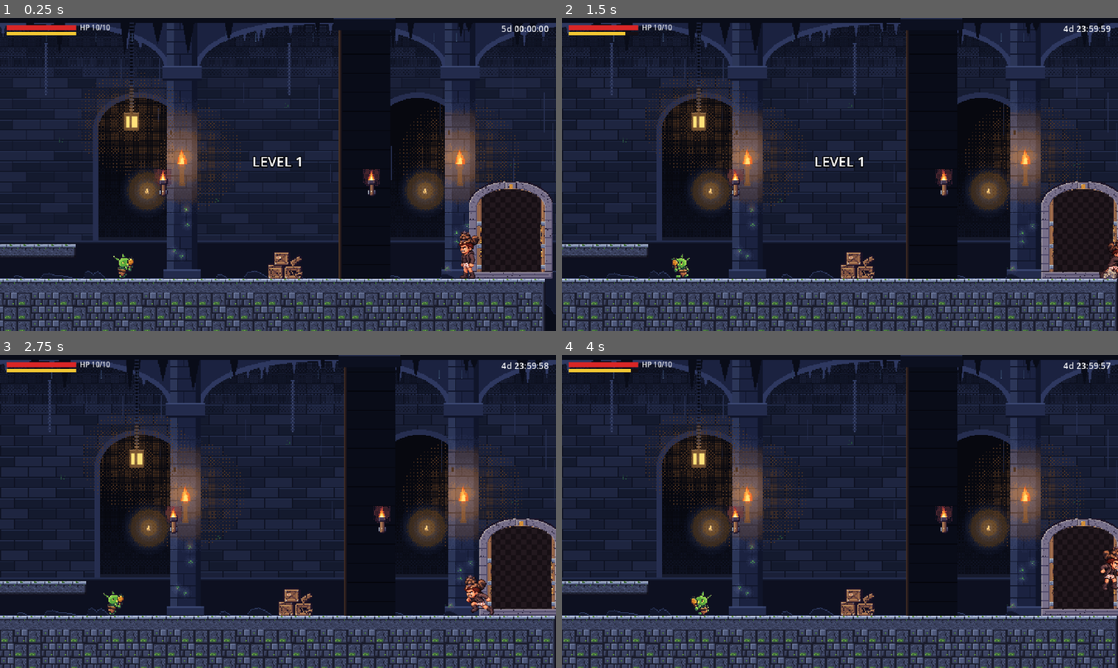
Above: before the commit, frames 1-4 (two rows, left to right).
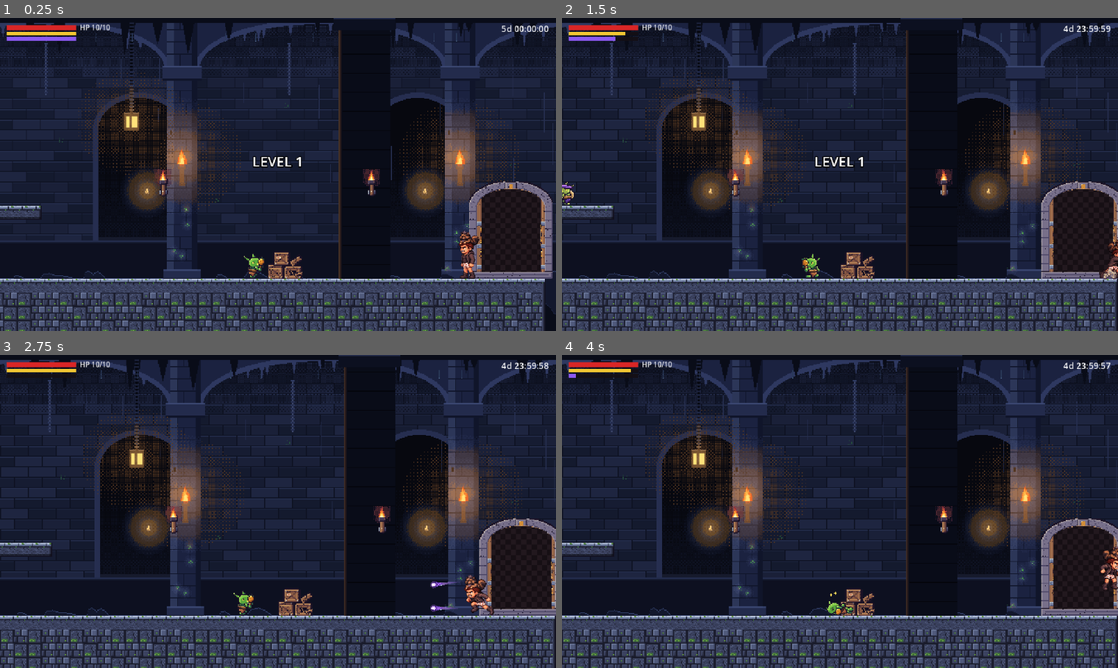
Above: after the commit, the same moments.

Repository: BrainCellDevelopment/dcc-side-scroller
Game: Godot game, scene res://scenes/level01.tscn
Two runs of this game, one before a commit and one after it. Both use one fixed random seed, a clock stepped at 60 frames per second and the inputs below. This scene is started directly instead of the project's main scene.
Inputs:
- Up to frame 1 (0.25 s): no input
- Up to frame 2 (1.5 s): hold D (move_right) from 0.53 s (still down); tap K (spell, bound only after the commit) at 0.6 s; tap Space (jump) at 0.77 s; tap J (attack) at 1.35 s
- Up to frame 3 (2.75 s): tap Space (jump) at 1.52 s; tap K (spell, bound only after the commit) at 1.55, 2.3 s; release D (move_right) at 2.03 s; hold A (move_left) from 2.03 s (still down); tap E (interact) at 2.1 s
- Up to frame 4 (4 s): release A (move_left) at 2.78 s; hold D (move_right) from 2.78 s (still down); tap Shift (sprint) at 2.85 s; tap Space (jump) at 3.02, 3.77 s; tap K (spell, bound only after the commit) at 3.05, 3.6 s

The runs differ from the first frame. In frame 1, 1.1% of the frame differs, in the area x 0-48%, y 6-84%; in frame 2, 1.3%, in the area x 0-47%, y 6-84%; in frame 3, 1.2%; in frame 4, 1.1%.

Commit message:
Add Magic Missile spell with mana, homing projectiles and a Level 1 intro (#42)
- spell input (K / gamepad B), mana resource, HUD mana bar, god mode infinite mana
- reusable homing projectile and targeting helper, magic missile and impact art
- Level 1: a rock thrower on a shelf out of melee reach, with a K prompt
- scripted test for casting, homing, denial and god mode

Co-Authored-By: Claude Sonnet 5.5 <noreply@anthropic.com>

Diff:
--- /dev/null
+++ b/dcc-side-scroller/scenes/combat/magic_missile.tscn
@@ -0,0 +1,14 @@
+[gd_scene load_steps=3 format=3]
+
+[ext_resource type="Script" path="res://scripts/combat/projectile.gd" id="1_projectile"]
+
+[sub_resource type="CircleShape2D" id="shape_missile"]
+radius = 3.0
+
+[node name="MagicMissile" type="Area2D"]
+collision_layer = 0
+collision_mask = 5
+script = ExtResource("1_projectile")
+
+[node name="CollisionShape2D" type="CollisionShape2D" parent="."]
+shape = SubResource("shape_missile")
--- /dev/null
+++ b/dcc-side-scroller/scenes/fx/magic_impact.tscn
@@ -0,0 +1,12 @@
+[gd_scene load_steps=3 format=3]
+
+[ext_resource type="Script" path="res://scripts/fx/oneshot_fx.gd" id="1_fx"]
+[ext_resource type="Texture2D" path="res://assets/fx/magic_impact.png" id="2_sheet"]
+
+[node name="MagicImpact" type="Node2D"]
+z_index = 10
+script = ExtResource("1_fx")
+sheet = ExtResource("2_sheet")
+frame_size = Vector2i(24, 24)
+frame_count = 5
+fps = 22.0
--- a/dcc-side-scroller/scenes/level01.tscn
+++ b/dcc-side-scroller/scenes/level01.tscn
@@ -91,55 +91,52 @@
 style = 2
 
 [node name="P001" parent="Platforms" instance=ExtResource("3_platform")]
-position = Vector2(2500, 264)
-size = Vector2(160, 16)
+position = Vector2(2470, 220)
+size = Vector2(150, 16)
 style = 2
+one_way = true
 
 [node name="P002" parent="Platforms" instance=ExtResource("3_platform")]
-position = Vector2(2200, 232)
-size = Vector2(140, 16)
-style = 2
-
-[node name="P003" parent="Platforms" instance=ExtResource("3_platform")]
 position = Vector2(1750, 264)
 size = Vector2(200, 16)
 style = 2
 
-[node name="P004" parent="Platforms" instance=ExtResource("3_platform")]
+[node name="P003" parent="Platforms" instance=ExtResource("3_platform")]
 position = Vector2(1350, 232)
 size = Vector2(160, 16)
 style = 2
 
-[node name="P005" parent="Platforms" instance=ExtResource("3_platform")]
+[node name="P004" parent="Platforms" instance=ExtResource("3_platform")]
 position = Vector2(900, 264)
 size = Vector2(180, 16)
 style = 2
 
-[node name="P006" parent="Platforms" instance=ExtResource("3_platform")]
+[node name="P005" parent="Platforms" instance=ExtResource("3_platform")]
 position = Vector2(520, 232)
 size = Vector2(150, 16)
 style = 2
 
 [node name="G00" parent="Goblins" instance=ExtResource("4_goblin")]
-position = Vector2(2700, 302)
+position = Vector2(2850, 302)
 
 [node name="G01" parent="Goblins" instance=ExtResource("4_goblin")]
-position = Vector2(2350, 302)
+position = Vector2(1900, 302)
 
 [node name="G02" parent="Goblins" instance=ExtResource("4_goblin")]
-position = Vector2(1900, 302)
+position = Vector2(1500, 302)
 
 [node name="G03" parent="Goblins" instance=ExtResource("4_goblin")]
-position = Vector2(1500, 302)
+position = Vector2(1100, 302)
 
 [node name="G04" parent="Goblins" instance=ExtResource("4_goblin")]
-position = Vector2(1100, 302)
+position = Vector2(700, 302)
 
 [node name="G05" parent="Goblins" instance=ExtResource("4_goblin")]
-position = Vector2(700, 302)
+position = Vector2(400, 302)
 
-[node name="G06" parent="Goblins" instance=ExtResource("4_goblin")]
-position = Vector2(400, 302)
+[node name="IntroThrower" parent="Goblins" instance=ExtResource("4_goblin")]
+position = Vector2(2545, 218)
+variant = 1
 
 [node name="EntryDoor" parent="Doors" instance=ExtResource("5_door")]
 position = Vector2(3160, 304)
--- a/dcc-side-scroller/scripts/autoload/game.gd
+++ b/dcc-side-scroller/scripts/autoload/game.gd
@@ -6,6 +6,9 @@
 signal boss_cleared()
 signal player_stamina_changed(current: int, maximum: int)
 signal stamina_denied()
+signal player_mana_changed(current: int, maximum: int)
+signal mana_denied()
+signal spell_cast()
 signal combat_changed(active: bool)
 signal god_mode_changed(active: bool)
 signal safe_zone_changed(active: bool)
@@ -110,6 +113,18 @@
 	player_stamina_changed.emit(current, maximum)
 
 
+func report_player_mana(current: int, maximum: int) -> void:
+	player_mana_changed.emit(current, maximum)
+
+
+func deny_mana() -> void:
+	mana_denied.emit()
+
+
+func report_spell_cast() -> void:
+	spell_cast.emit()
+
+
 func deny_stamina() -> void:
 	stamina_denied.emit()
 
@@ -306,6 +321,10 @@
 		_key(KEY_SHIFT),
 		_joy_button(JOY_BUTTON_RIGHT_SHOULDER),
 	]
+	var spell_events: Array[InputEvent] = [
+		_key(KEY_K),
+		_joy_button(JOY_BUTTON_B),
+	]
 	var interact_events: Array[InputEvent] = [
 		_key(KEY_E),
 		_joy_button(JOY_BUTTON_Y),
@@ -316,6 +335,7 @@
 	_add_action(&"attack", attack_events)
 	_add_action(&"sprint", sprint_events)
 	_add_action(&"interact", interact_events)
+	_add_action(&"spell", spell_events)
 
 
 func _add_action(action: StringName, events: Array[InputEvent]) -> void:
--- /dev/null
+++ b/dcc-side-scroller/scripts/combat/projectile.gd
@@ -0,0 +1,117 @@
+extends Area2D
+
+const SpriteUtil: GDScript = preload("res://scripts/util/sprite_util.gd")
+const Targeting: GDScript = preload("res://scripts/combat/targeting.gd")
+const SHEET: Texture2D = preload("res://assets/fx/magic_missile.png")
+const IMPACT_SCENE: PackedScene = preload("res://scenes/fx/magic_impact.tscn")
+const FRAME: Vector2i = Vector2i(14, 8)
+const ANIMS: Dictionary = {"fly": {"row": 0, "count": 4, "fps": 16.0, "loop": true}}
+const TRAIL_POINTS: int = 10
+const MASK_AT_ENEMIES: int = 5
+const MASK_AT_PLAYER: int = 3
+
+@export var speed: float = 230.0
+@export var damage: int = 1
+@export var lifetime: float = 1.8
+@export var turn_rate: float = 6.5
+@export var home_delay: float = 0.14
+@export var target_range: float = 280.0
+@export var target_arc: float = 75.0
+@export var target_group: StringName = &"enemies"
+
+var velocity: Vector2 = Vector2.ZERO
+
+var _age: float = 0.0
+var _done: bool = false
+var _target: Node2D = null
+var _trail: Line2D = null
+var _history: Array[Vector2] = []
+
+
+func _ready() -> void:
+	var sprite: AnimatedSprite2D = SpriteUtil.make_sprite(SHEET, FRAME, ANIMS)
+	sprite.name = "Sprite"
+	sprite.offset = Vector2(-float(FRAME.x) * 0.5 + 3.0, -float(FRAME.y) * 0.5)
+	add_child(sprite)
+	sprite.play("fly")
+	_trail = Line2D.new()
+	_trail.top_level = true
+	_trail.z_index = -1
+	_trail.width = 4.0
+	_trail.joint_mode = Line2D.LINE_JOINT_ROUND
+	var curve: Curve = Curve.new()
+	curve.add_point(Vector2(0.0, 0.0))
+	curve.add_point(Vector2(1.0, 1.0))
+	_trail.width_curve = curve
+	var gradient: Gradient = Gradient.new()
+	gradient.set_color(0, Color(0.45, 0.25, 0.85, 0.0))
+	gradient.set_color(1, Color(0.85, 0.65, 1.0, 0.85))
+	_trail.gradient = gradient
+	add_child(_trail)
+	add_to_group("missiles")
+	body_entered.connect(_on_body_entered)
+
+
+func fire(direction: Vector2, group: StringName = &"enemies") -> void:
+	target_group = group
+	velocity = direction.normalized() * speed
+	collision_mask = MASK_AT_PLAYER if group == &"player" else MASK_AT_ENEMIES
+	rotation = velocity.angle()
+
+
+func _physics_process(delta: float) -> void:
+	if _done:
+		return
+	_age += delta
+	if _age >= home_delay:
+		_steer(delta)
+	rotation = velocity.angle()
+	global_position += velocity * delta
+	_update_trail()
+	if _age >= lifetime:
+		_finish()
+
+
+func _steer(delta: float) -> void:
+	if not Targeting.is_valid(_target):
+		_target = Targeting.nearest(global_position, velocity, get_tree().get_nodes_in_group(target_group), target_range, target_arc)
+	if _target == null:
+		return
+	var wanted: float = (_target.global_position + Targeting.AIM_OFFSET - global_position).angle()
+	var turn: float = clampf(angle_difference(velocity.angle(), wanted), -turn_rate * delta, turn_rate * delta)
+	velocity = Vector2.from_angle(velocity.angle() + turn) * speed
+
+
+func _update_trail() -> void:
+	_history.append(global_position)
+	if _history.size() > TRAIL_POINTS:
+		_history.pop_front()
+	_trail.global_position = Vector2.ZERO
+	_trail.clear_points()
+	for point: Vector2 in _history:
+		_trail.add_point(point)
+
+
+func _on_body_entered(body: Node2D) -> void:
+	if _done or body == null or not is_instance_valid(body):
+		return
+	if body.get("one_way") == true:
+		return
+	if body.is_in_group(target_group):
+		if body.has_method("take_damage"):
+			body.call("take_damage", damage, global_position)
+		_finish()
+	elif body.is_in_group("player") or body.is_in_group("enemies"):
+		return
+	else:
+		_finish()
+
+
+func _finish() -> void:
+	if _done:
+		return
+	_done = true
+	var impact: Node2D = IMPACT_SCENE.instantiate() as Node2D
+	impact.global_position = global_position
+	get_parent().add_child.call_deferred(impact)
+	queue_free()
--- /dev/null
+++ b/dcc-side-scroller/scripts/combat/targeting.gd
@@ -0,0 +1,40 @@
+extends RefCounted
+
+const AIM_OFFSET: Vector2 = Vector2(0.0, -12.0)
+
+
+static func nearest(origin: Vector2, forward: Vector2, candidates: Array, max_range: float, arc_degrees: float) -> Node2D:
+	var best: Node2D = null
+	var best_distance: float = INF
+	var half_arc: float = deg_to_rad(arc_degrees)
+	var heading: float = forward.angle()
+	for entry: Variant in candidates:
+		var node: Node2D = entry as Node2D
+		if not is_valid(node):
+			continue
+		var offset: Vector2 = node.global_position + AIM_OFFSET - origin
+		var distance: float = offset.length()
+		if distance > max_range or distance >= best_distance:
+			continue
+		if absf(angle_difference(heading, offset.angle())) > half_arc:
+			continue
+		best = node
+		best_distance = distance
+	return best
+
+
+static func is_valid(node: Node2D) -> bool:
+	if node == null or not is_instance_valid(node) or node.is_queued_for_deletion() or not node.is_inside_tree():
+		return false
+	if not node.visible:
+		return false
+	if node.has_method("is_dead") and bool(node.call("is_dead")):
+		return false
+	var script: Script = node.get_script()
+	var state: Variant = node.get("state")
+	if script is GDScript and state != null:
+		var constants: Dictionary = (script as GDScript).get_script_constant_map()
+		var states: Variant = constants.get("State")
+		if states is Dictionary and states.has("DEAD") and int(state) == int(states["DEAD"]):
+			return false
+	return true
--- a/dcc-side-scroller/scripts/levels/level01.gd
+++ b/dcc-side-scroller/scripts/levels/level01.gd
@@ -4,10 +4,15 @@
 const END_TEXT: String = "LEVEL 1\nTo be continued"
 const TITLE_SECONDS: float = 2.5
 const FOCUS_ON_FLOOR: float = 40.0
+const Targeting: GDScript = preload("res://scripts/combat/targeting.gd")
+const MISSILE_HINT: String = "Out of reach? Press K to fire magic missiles"
+const HINT_RANGE: float = 380.0
 
 var complete: bool = false
 
 var _focus_y: float = 0.0
+var _spell_used: bool = false
+var _hint_shown: bool = false
 var _shake_strength: float = 0.0
 var _shake_time: float = 0.0
 var _shake_total: float = 0.01
@@ -16,6 +21,7 @@
 @onready var _camera: Camera2D = $Camera2D
 @onready var _hud: CanvasLayer = $HUD
 @onready var _end_zone: Area2D = $Triggers/EndZone
+@onready var _intro_thrower: Node2D = $Goblins/IntroThrower
 
 
 func _ready() -> void:
@@ -24,6 +30,8 @@
 	_player.connect("died", _on_player_died)
 	_end_zone.body_entered.connect(_on_end_entered)
 	Game.screen_shake.connect(_on_screen_shake)
+	Game.spell_cast.connect(_on_spell_cast)
+	_player.call("enable_spell")
 	Game.report_player_health(int(_player.get("health")), int(_player.get("max_health")))
 	_snap_camera()
 	_hud.call("show_banner", TITLE, TITLE_SECONDS)
@@ -32,6 +40,7 @@
 func _physics_process(delta: float) -> void:
 	_camera.global_position = _follow_target()
 	_update_shake(delta)
+	_update_hint()
 
 
 func _follow_target() -> Vector2:
@@ -71,6 +80,20 @@
 	_shake_total = maxf(duration, 0.01)
 
 
+func _update_hint() -> void:
+	var show: bool = false
+	if not _spell_used and not complete and Targeting.is_valid(_intro_thrower):
+		show = absf(_player.global_position.x - _intro_thrower.global_position.x) < HINT_RANGE
+	if show == _hint_shown:
+		return
+	_hint_shown = show
+	Game.set_hint(MISSILE_HINT if show else "")
+
+
+func _on_spell_cast() -> void:
+	_spell_used = true
+
+
 func _on_end_entered(body: Node2D) -> void:
 	if body != _player or complete:
 		return
--- a/dcc-side-scroller/scripts/player/player.gd
+++ b/dcc-side-scroller/scripts/player/player.gd
@@ -23,6 +23,13 @@
 @export var stamina_regen_delay: float = 0.5
 @export var stamina_exhaust_recover: float = 30.0
 @export var sprint_drain: float = 22.0
+@export var max_mana: float = 60.0
+@export var mana_regen: float = 9.0
+@export var mana_regen_delay: float = 1.0
+@export var spell_cost: float = 20.0
+@export var missile_count: int = 2
+@export var missile_damage: int = 1
+@export var spell_enabled: bool = false
 @export var jump_cost: float = 10.0
 @export var attack_cost: float = 12.0
 @export var acceleration: float = 1100.0
@@ -36,12 +43,24 @@
 @export var attack_cooldown: float = 0.42
 @export var knockback: Vector2 = Vector2(160.0, -140.0)
 
+const MISSILE_SCENE: PackedScene = preload("res://scenes/combat/magic_missile.tscn")
+const CAST_FLASH: PackedScene = preload("res://scenes/fx/magic_impact.tscn")
+const SPELL_COOLDOWN: float = 0.35
+const SPELL_RANGE: float = 280.0
+const SPELL_ARC: float = 75.0
+const MISSILE_FAN: float = 0.3
+const Targeting: GDScript = preload("res://scripts/combat/targeting.gd")
+
 var health: int = 0
 var stamina: float = 0.0
 var control_enabled: bool = true
 var facing: int = 1
 
 var _dead: bool = false
+var mana: float = 0.0
+var _mana_delay: float = 0.0
+var _mana_shown: int = -1
+var _spell_cooldown: float = 0.0
 var _exhausted: bool = false
 var _stamina_delay: float = 0.0
 var _stamina_shown: int = -1
@@ -111,6 +130,7 @@
 			velocity.x = move_toward(velocity.x, 0.0, friction * delta)
 
 	_regen_stamina(delta)
+	_regen_mana(delta)
 	_track_safe_spot(delta, on_floor)
 	_update_attack(delta)
 	_prev_vy = velocity.y
@@ -212,6 +232,78 @@
 	if Input.is_action_just_pressed("attack") and _cooldown_left <= 0.0 and not _attacking:
 		if _spend_stamina(attack_cost):
 			_start_attack()
+	if Input.is_action_just_pressed("spell"):
+		_try_cast()
+
+
+func enable_spell() -> void:
+	spell_enabled = true
+	mana = max_mana
+	_mana_shown = -1
+	_report_mana()
+
+
+func _try_cast() -> void:
+	if not spell_enabled or _dead or _spell_cooldown > 0.0:
+		return
+	if not _spend_mana(spell_cost):
+		return
+	_spell_cooldown = SPELL_COOLDOWN
+	Game.report_spell_cast()
+	var origin: Vector2 = global_position + Vector2(float(facing) * 10.0, -24.0)
+	var flash: Node2D = CAST_FLASH.instantiate() as Node2D
+	flash.scale = Vector2.ONE * 0.6
+	flash.position = origin
+	get_parent().add_child(flash)
+	var forward: Vector2 = Vector2(float(facing), 0.0)
+	var aim: float = forward.angle()
+	var target: Node2D = Targeting.nearest(origin, forward, get_tree().get_nodes_in_group("enemies"), SPELL_RANGE, SPELL_ARC)
+	if target != null:
+		aim = (target.global_position + Targeting.AIM_OFFSET - origin).angle()
+	for index: int in missile_count:
+		var fan: float = lerpf(-MISSILE_FAN, MISSILE_FAN, float(index) / maxf(float(missile_count - 1), 1.0))
+		var missile: Area2D = MISSILE_SCENE.instantiate() as Area2D
+		missile.set("damage", missile_damage)
+		missile.position = origin
+		missile.call("fire", Vector2.from_angle(aim + fan))
+		get_parent().add_child(missile)
+
+
+func _spend_mana(cost: float) -> bool:
+	if Game.god_mode:
+		return true
+	if mana < cost:
+		Game.deny_mana()
+		return false
+	mana -= cost
+	_mana_delay = mana_regen_delay
+	_report_mana()
+	return true
+
+
+func _regen_mana(delta: float) -> void:
+	_spell_cooldown = maxf(_spell_cooldown - delta, 0.0)
+	if not spell_enabled:
+		return
+	if Game.god_mode:
+		mana = max_mana
+		_report_mana()
+		return
+	_mana_delay = maxf(_mana_delay - delta, 0.0)
+	if _mana_delay > 0.0 or mana >= max_mana:
+		return
+	mana = minf(mana + mana_regen * delta, max_mana)
+	_report_mana()
+
+
+func _report_mana() -> void:
+	if not spell_enabled:
+		return
+	var shown: int = roundi(mana)
+	if shown == _mana_shown:
+		return
+	_mana_shown = shown
+	Game.report_player_mana(shown, roundi(max_mana))
 
 
 func _spend_stamina(cost: float) -> bool:
@@ -276,9 +368,11 @@
 		return
 	health = max_health
 	stamina = max_stamina
+	mana = max_mana
 	_exhausted = false
 	Game.report_player_health(health, max_health)
 	_report_stamina()
+	_report_mana()
 
 
 func _report_stamina() -> void:
--- a/dcc-side-scroller/scripts/ui/hud.gd
+++ b/dcc-side-scroller/scripts/ui/hud.gd
@@ -4,6 +4,9 @@
 const STAMINA_BAR_WIDTH: float = 80.0
 const STAMINA_COLOR: Color = Color(0.95, 0.78, 0.2)
 const STAMINA_DENIED_COLOR: Color = Color(0.9, 0.2, 0.2)
+const MANA_BAR_WIDTH: float = 80.0
+const MANA_COLOR: Color = Color(0.55, 0.35, 0.95)
+const MANA_DENIED_COLOR: Color = Color(0.95, 0.9, 1.0)
 const BOSS_BAR_WIDTH: float = 240.0
 const POPUP_SECONDS: float = 3.5
 const POPUP_FADE: float = 0.25
@@ -19,6 +22,8 @@
 var _god_label: Label = null
 var _countdown_label: Label = null
 var _flash_rect: ColorRect = null
+var _mana_bg: ColorRect = null
+var _mana_fill: ColorRect = null
 
 @onready var health_fill: ColorRect = $HealthBarBg/HealthFill
 @onready var stamina_fill: ColorRect = $StaminaBarBg/StaminaFill
@@ -43,6 +48,8 @@
 	Game.player_health_changed.connect(_on_player_health_changed)
 	Game.player_stamina_changed.connect(_on_player_stamina_changed)
 	Game.stamina_denied.connect(_on_stamina_denied)
+	Game.player_mana_changed.connect(_on_player_mana_changed)
+	Game.mana_denied.connect(_on_mana_denied)
 	Game.boss_health_changed.connect(_on_boss_health_changed)
 	Game.boss_cleared.connect(_on_boss_cleared)
 	Game.combat_changed.connect(_on_combat_changed)
@@ -50,6 +57,7 @@
 	Game.item_added.connect(_on_item_added)
 	_build_item_label()
 	_build_god_label()
+	_build_mana_bar()
 	_build_countdown()
 	_update_timer()
 
@@ -243,6 +251,36 @@
 	stamina_fill.size.x = STAMINA_BAR_WIDTH * ratio
 
 
+func _build_mana_bar() -> void:
+	_mana_bg = ColorRect.new()
+	_mana_bg.name = "ManaBarBg"
+	_mana_bg.color = Color(0.08, 0.06, 0.08, 0.9)
+	_mana_bg.position = Vector2(8.0, 22.0)
+	_mana_bg.size = Vector2(MANA_BAR_WIDTH, 4.0)
+	_mana_bg.mouse_filter = Control.MOUSE_FILTER_IGNORE
+	_mana_bg.visible = false
+	add_child(_mana_bg)
+	_mana_fill = ColorRect.new()
+	_mana_fill.name = "ManaFill"
+	_mana_fill.color = MANA_COLOR
+	_mana_fill.size = Vector2(MANA_BAR_WIDTH, 4.0)
+	_mana_fill.mouse_filter = Control.MOUSE_FILTER_IGNORE
+	_mana_bg.add_child(_mana_fill)
+
+
+func _on_player_mana_changed(current: int, maximum: int) -> void:
+	if maximum <= 0:
+		return
+	_mana_bg.visible = true
+	_mana_fill.size.x = MANA_BAR_WIDTH * clampf(float(current) / float(maximum), 0.0, 1.0)
+
+
+func _on_mana_denied() -> void:
+	_mana_fill.color = MANA_DENIED_COLOR
+	var tween: Tween = create_tween()
+	tween.tween_property(_mana_fill, "color", MANA_COLOR, 0.25)
+
+
 func _on_stamina_denied() -> void:
 	stamina_fill.color = STAMINA_DENIED_COLOR
 	var tween: Tween = create_tween()
--- /dev/null
+++ b/dcc-side-scroller/tests/magic_missile.gd
@@ -0,0 +1,59 @@
+extends Node
+
+const LEVEL: PackedScene = preload("res://scenes/level01.tscn")
+
+var _level: Node2D
+var _fails: int = 0
+
+
+func _ready() -> void:
+	_level = LEVEL.instantiate() as Node2D
+	add_child(_level)
+	await _frames(40)
+	await _run()
+	print("RESULT ", "PASS" if _fails == 0 else "FAIL %d" % _fails)
+	get_tree().quit(_fails)
+
+
+func _check(cond: bool, label: String) -> void:
+	print(("ok   " if cond else "FAIL ") + label)
+	if not cond:
+		_fails += 1
+
+
+func _frames(n: int) -> void:
+	for i: int in n:
+		await get_tree().physics_frame
+
+
+func _press_spell() -> void:
+	Input.action_press("spell")
+	await _frames(3)
+	Input.action_release("spell")
+
+
+func _run() -> void:
+	var player: CharacterBody2D = _level.get_node("Player")
+	var thrower: Node2D = _level.get_node("Goblins/IntroThrower")
+	_check(thrower.get("variant") == 1, "intro enemy is a rock thrower")
+	_check(bool(player.get("spell_enabled")), "spell enabled in level 1")
+	player.global_position = Vector2(thrower.global_position.x + 200.0, 300.0)
+	await _frames(30)
+	_check(bool(_level.get("_hint_shown")), "magic missile hint shown near the thrower")
+	var mana_before: float = float(player.get("mana"))
+	await _press_spell()
+	_check(float(player.get("mana")) < mana_before, "cast drains mana")
+	_check(get_tree().get_nodes_in_group("missiles").size() == int(player.get("missile_count")), "cast fires the configured missile count")
+	_check(not bool(_level.get("_hint_shown")), "hint hides after the first cast")
+	await _frames(100)
+	_check(not is_instance_valid(thrower) or int(thrower.get("health")) <= 0, "homing missiles killed the out-of-reach thrower")
+	_check(get_tree().get_nodes_in_group("missiles").is_empty(), "missiles are gone after hitting")
+	player.set("mana", 5.0)
+	await _frames(25)
+	var missiles_before: int = get_tree().get_nodes_in_group("missiles").size()
+	await _press_spell()
+	_check(get_tree().get_nodes_in_group("missiles").size() == missiles_before, "cast refused with too little mana")
+	Game.set_god_mode(true)
+	await _frames(5)
+	_check(is_equal_approx(float(player.get("mana")), float(player.get("max_mana"))), "god mode gives full mana")
+	Game.set_god_mode(false)
--- /dev/null
+++ b/dcc-side-scroller/tests/magic_missile.tscn
@@ -0,0 +1,6 @@
+[gd_scene load_steps=2 format=3]
+
+[ext_resource type="Script" path="res://tests/magic_missile.gd" id="1_t"]
+
+[node name="MagicMissileTest" type="Node"]
+script = ExtResource("1_t")
Binary file added: dcc-side-scroller/assets/fx/magic_impact.png
Not shown, added: dcc-side-scroller/assets/fx/magic_impact.png.import
Binary file added: dcc-side-scroller/assets/fx/magic_missile.png
Not shown, added: dcc-side-scroller/assets/fx/magic_missile.png.import
Not shown, added: dcc-side-scroller/scripts/combat/projectile.gd.uid
Not shown, added: dcc-side-scroller/scripts/combat/targeting.gd.uid
Not shown, added: dcc-side-scroller/tests/magic_missile.gd.uid
Not shown, changed: docs/contract-art.md
